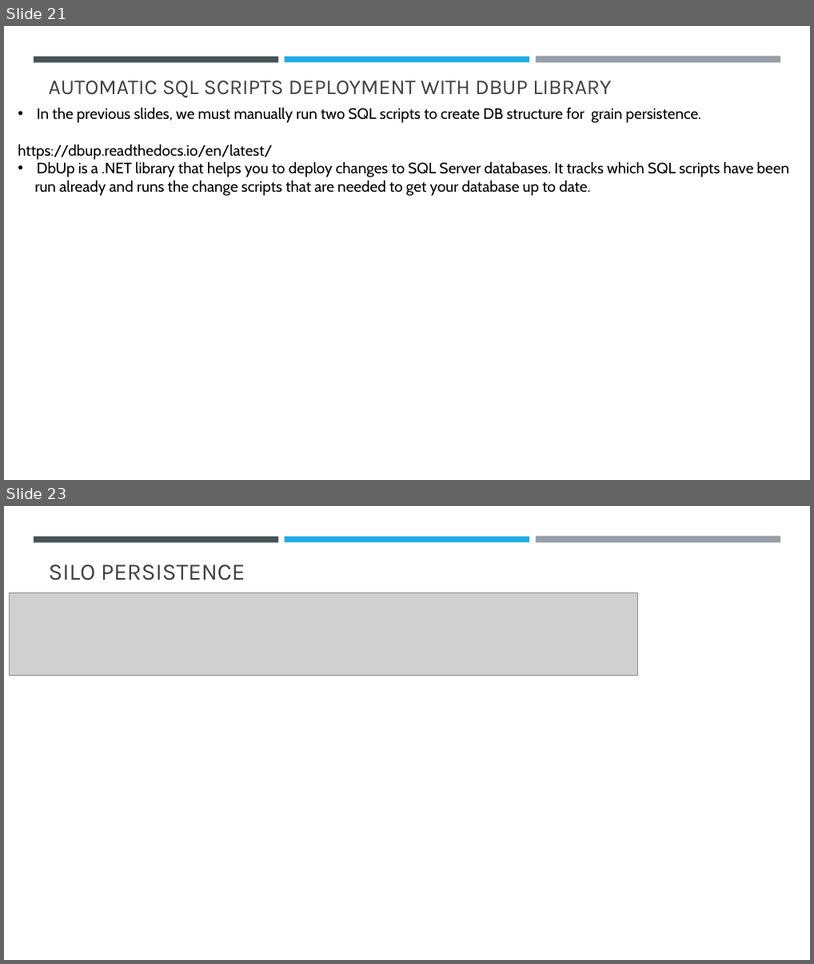
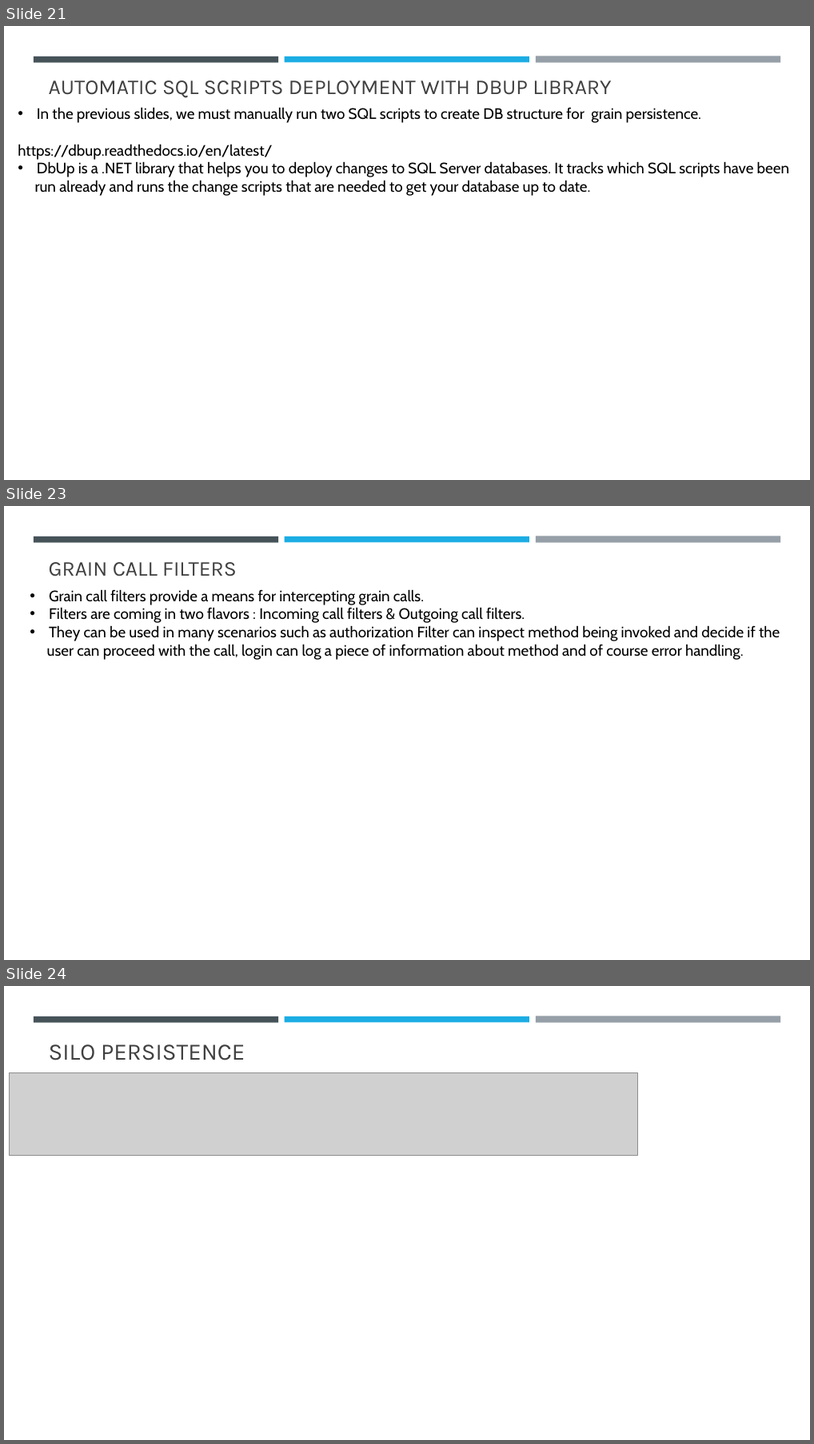
Before and after one commit to sansindia85/Orleans, a slide deck: Presentation/Microsoft Orleans.pptx. Shown one above the other, each under a label of ours: slides 21 and 23 before the commit, slides 21, 23 and 24 after it; the slides between them are not shown. The pictures are 814x964 and 814x1444 pixels, drawn with LibreOffice and Linux fonts; fonts in the diff are those of the drawing; grey boxes stand for pictures. Boxes give left, top, right and bottom in pixels: in the first picture for what was removed or moved away, otherwise in the second. Text is boxed around its words. In the diff, an @@ line names an element or a change of style, - is before the commit and + after.

Commit message:
Logging Filter for Grains.

```diff
--- a/Presentation/Microsoft Orleans.pptx
+++ b/Presentation/Microsoft Orleans.pptx
@@ slide 23 added at (4,506,810,960), background #FFFFFF; not listed: 3 template elements that a slide beside it also shows @@
@@ title added at (49,562,237,576), 25.2 pt, text #404040 @@
+GRAIN CALL FILTERS
@@ text added at (47,589,780,660), 18 pt, text #000000 @@
+• Grain call filters provide a means for intercepting grain calls.
+• Filters are coming in two flavors : Incoming call filters & Outgoing call filters.
+• They can be used in many scenarios such as authorization Filter can inspect method being invoked and decide if the
+user can proceed with the call, login can log a piece of information about method and of course error handling.
@@ what was slide 23 is now slide 24 @@
```
Also in this commit, not shown: 1 slide changed, 18 other files.
